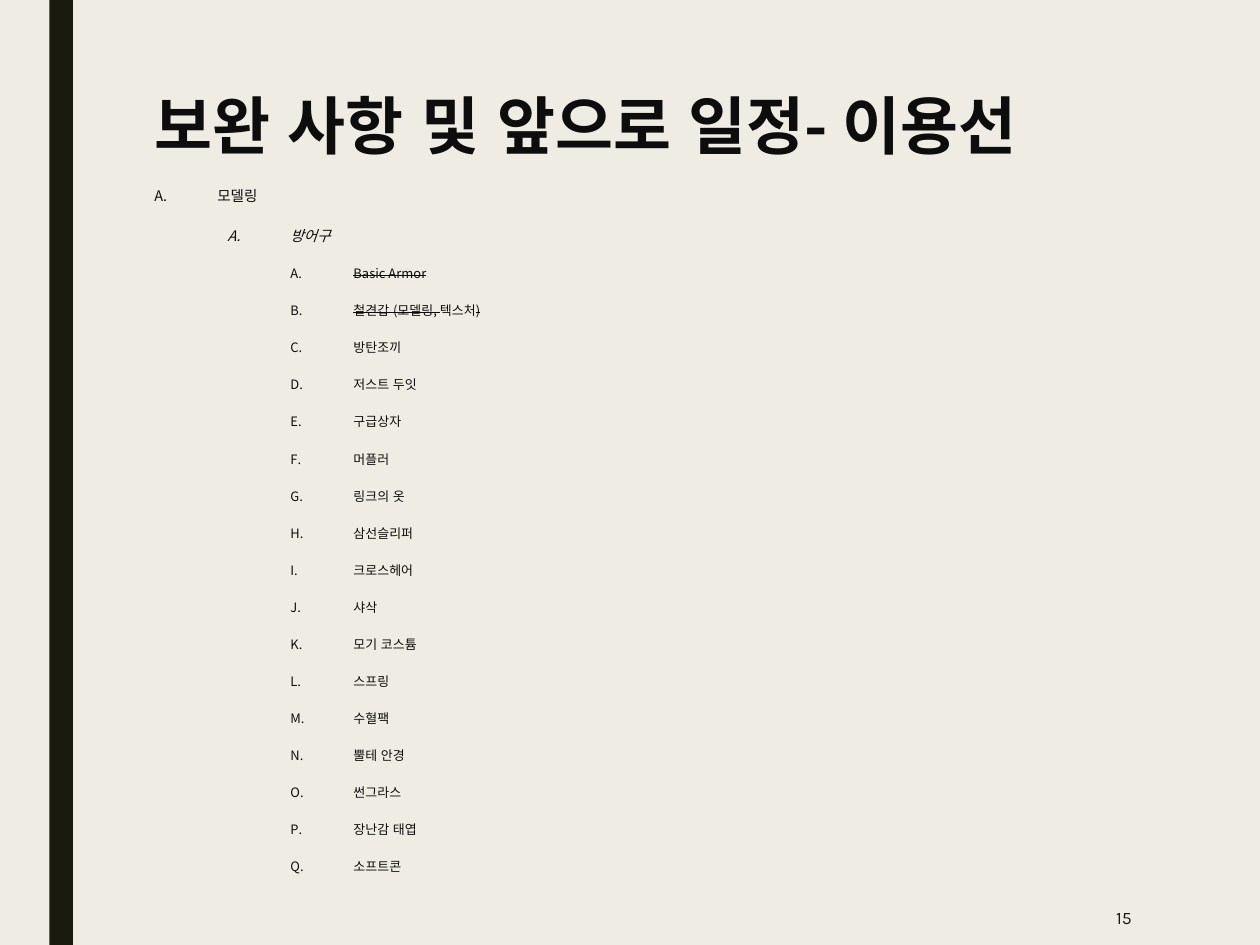
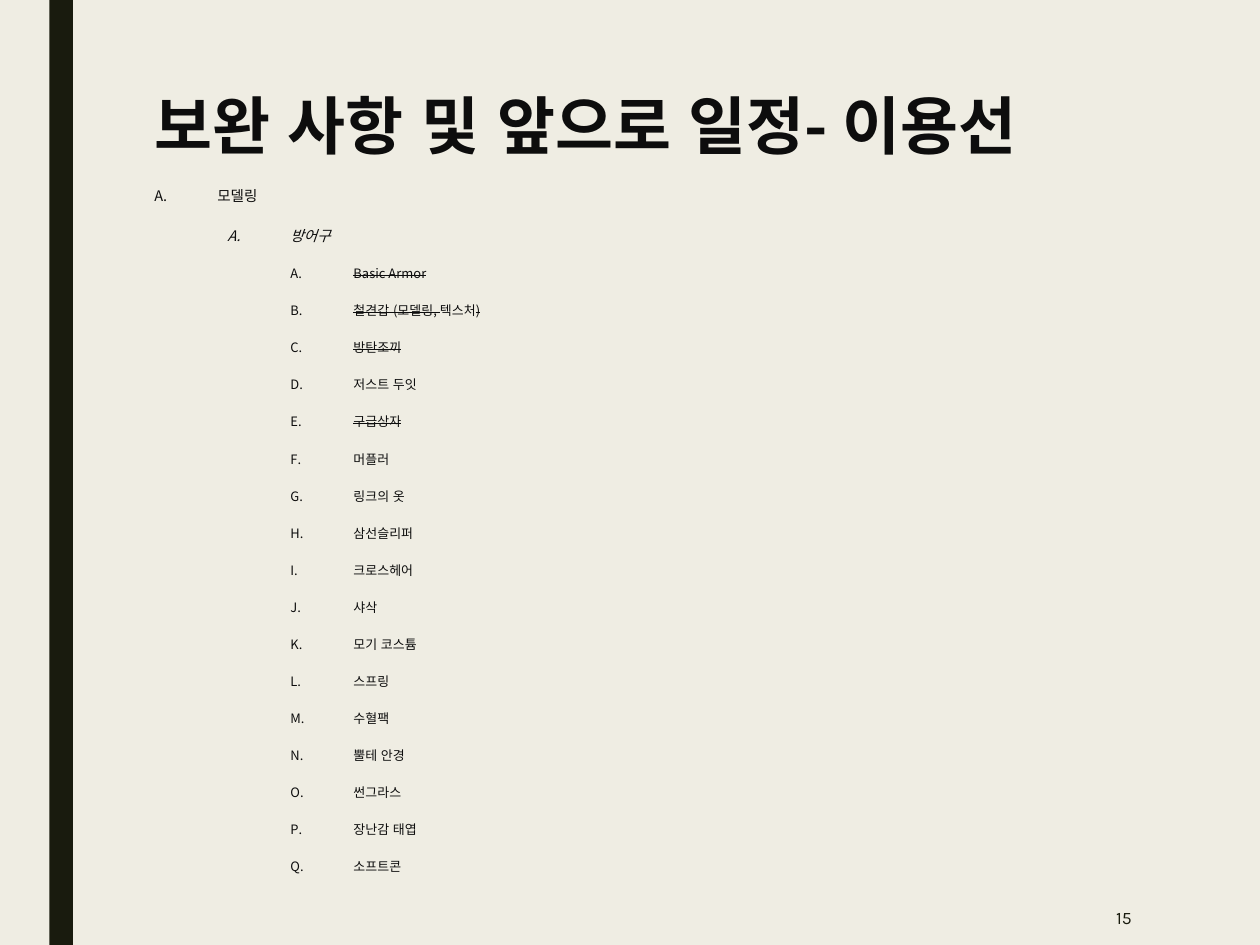
Before and after one commit to Kim2Kang/Documents, a slide deck: slide 15 of 진행사항.pptx. Drawn at 1260x945 pixels with LibreOffice and Linux fonts; fonts in the diff are those of the drawing. Boxes give left, top, right and bottom in pixels: in the first picture for what was removed or moved away, otherwise in the second. Text is boxed around its words. In the diff, an @@ line names an element or a change of style, - is before the commit and + after.

Commit message:
진행사항_이용선_ppt
진행사항_이용선_ppt

```diff
--- a/진행사항.pptx
+++ b/진행사항.pptx
@@ text at [353,341,401,427]: strikethrough on in "방탄조끼", "구급상자" @@
```
Also in this commit, not shown: 1 other slide changed.
